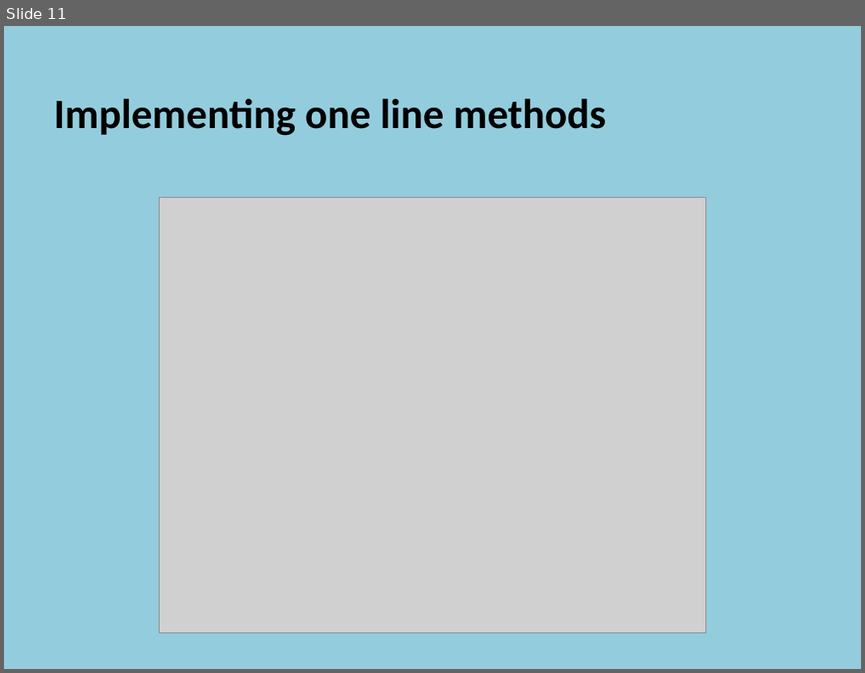
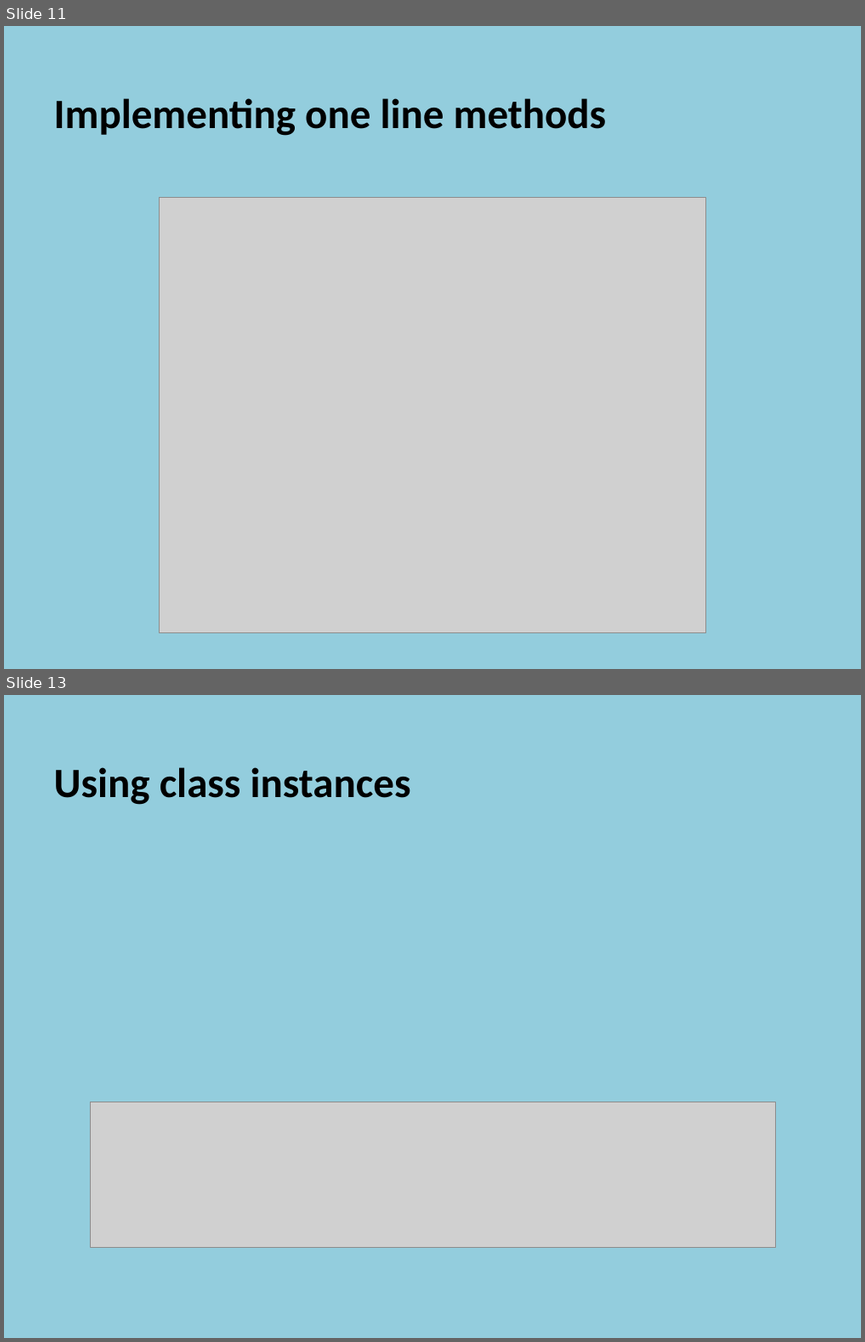
Before and after one commit to szetko/course-materials, a slide deck: Programming 4/02.1 File Structure/02.1 File Structure.pptx. Shown one above the other, each under a label of ours: slide 11 before the commit, slides 11 and 13 after it; the slides between them are not shown. The pictures are 865x673 and 865x1342 pixels, drawn with LibreOffice and Linux fonts; fonts in the diff are those of the drawing; grey boxes stand for pictures. Boxes give left, top, right and bottom in pixels: in the first picture for what was removed or moved away, otherwise in the second. Text is boxed around its words. In the diff, an @@ line names an element or a change of style, - is before the commit and + after.

Commit message:
Update Practical 02.1 - Classes and File Structure. Need to add screenshots

```diff
--- a/Programming 4/02.1 File Structure/02.1 File Structure.pptx
+++ b/Programming 4/02.1 File Structure/02.1 File Structure.pptx
@@ slide 13 added at (4, 695, 861, 1338), background #93CDDD @@
@@ text added at (54, 767, 411, 805), 35 pt, text #000000, bold @@
+  Using class instances
@@ picture added at (91, 1102, 776, 1247) @@
```
Also in this commit, not shown: 8 other slides added, 4 other files.
